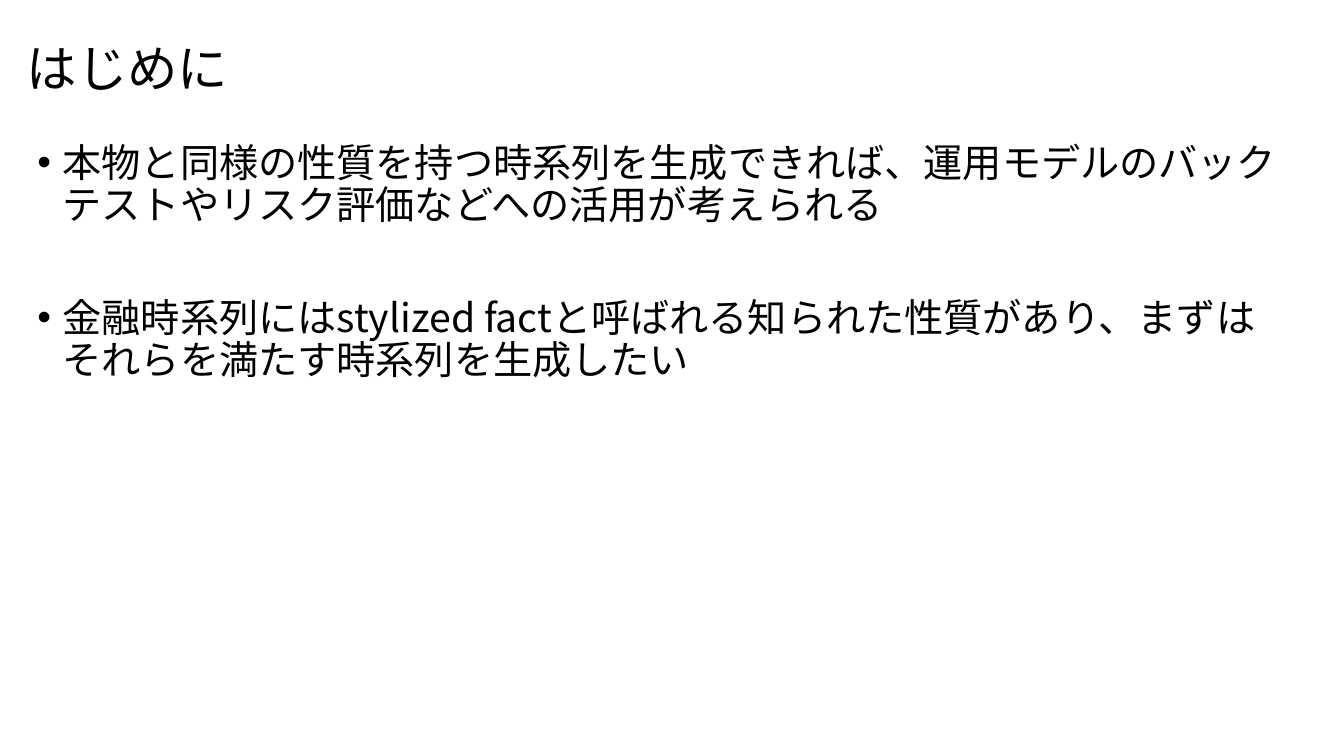
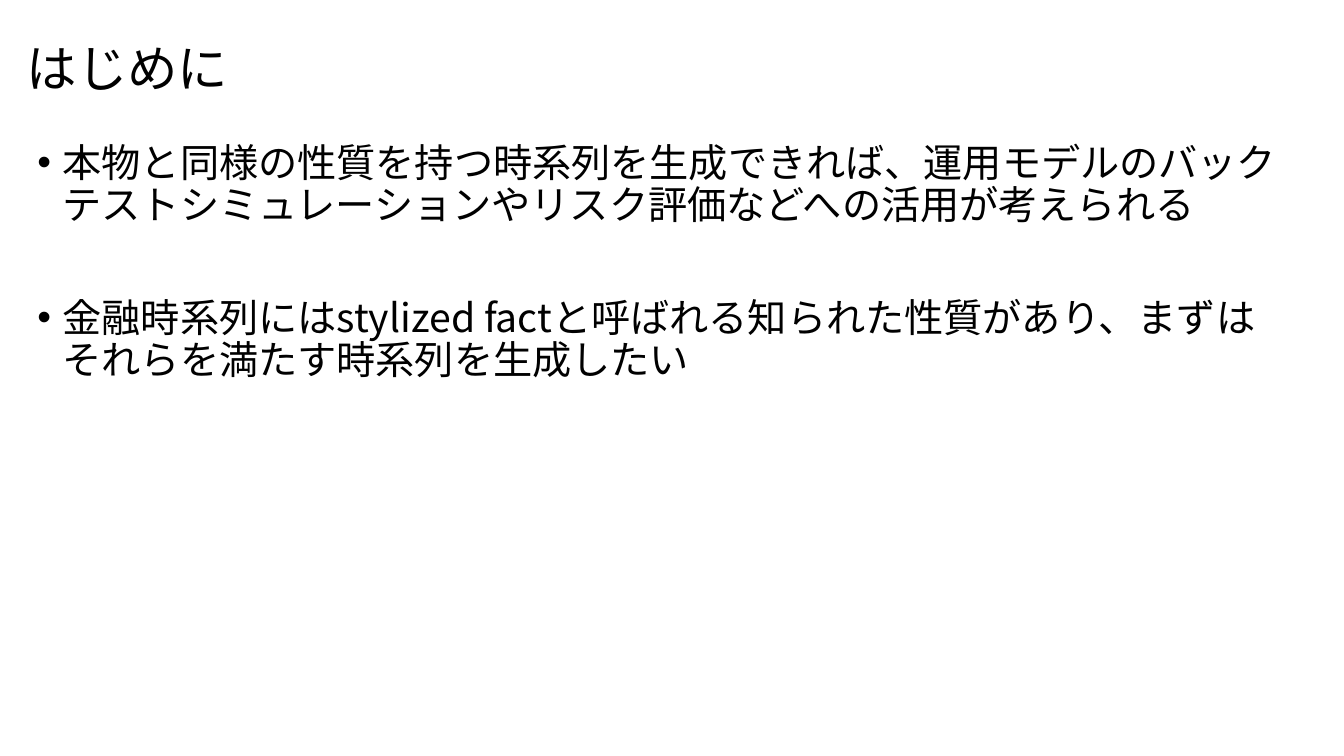
Before and after one commit to nakayasu720/report, a slide deck: slide 2 of 時系列データの生成.pptx. Drawn at 1344x756 pixels with LibreOffice and Linux fonts; fonts in the diff are those of the drawing. Boxes give left, top, right and bottom in pixels: in the first picture for what was removed or moved away, otherwise in the second. Text is boxed around its words. In the diff, an @@ line names an element or a change of style, - is before the commit and + after.

```diff
--- a/時系列データの生成.pptx
+++ b/時系列データの生成.pptx
@@ text at bbox=[63, 143, 1277, 223]: text changed @@
-• 本物と同様の性質を持つ時系列を生成できれば、運用モデルのバックテストやリスク評価などへの活用が考えられる
+• 本物と同様の性質を持つ時系列を生成できれば、運用モデルのバックテストシミュレーションやリスク評価などへの活用が考えられる
```
Also in this commit, not shown: 17 other slides changed, 5 slides added, 3 slides removed.
